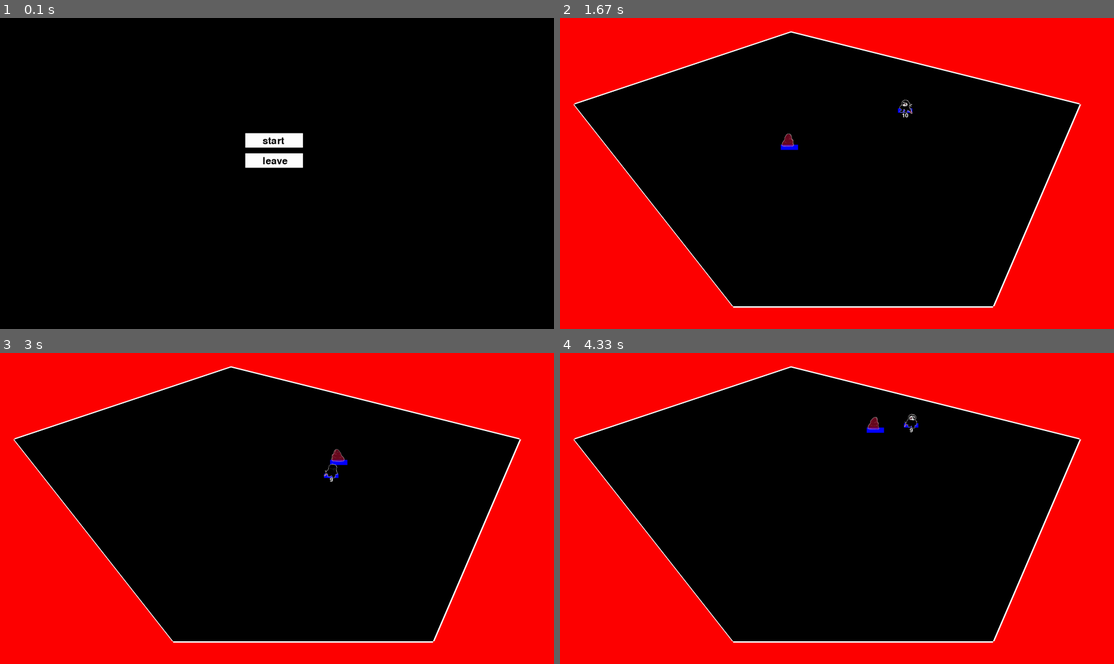
Above: before the commit, frames 1-4 (two rows, left to right).
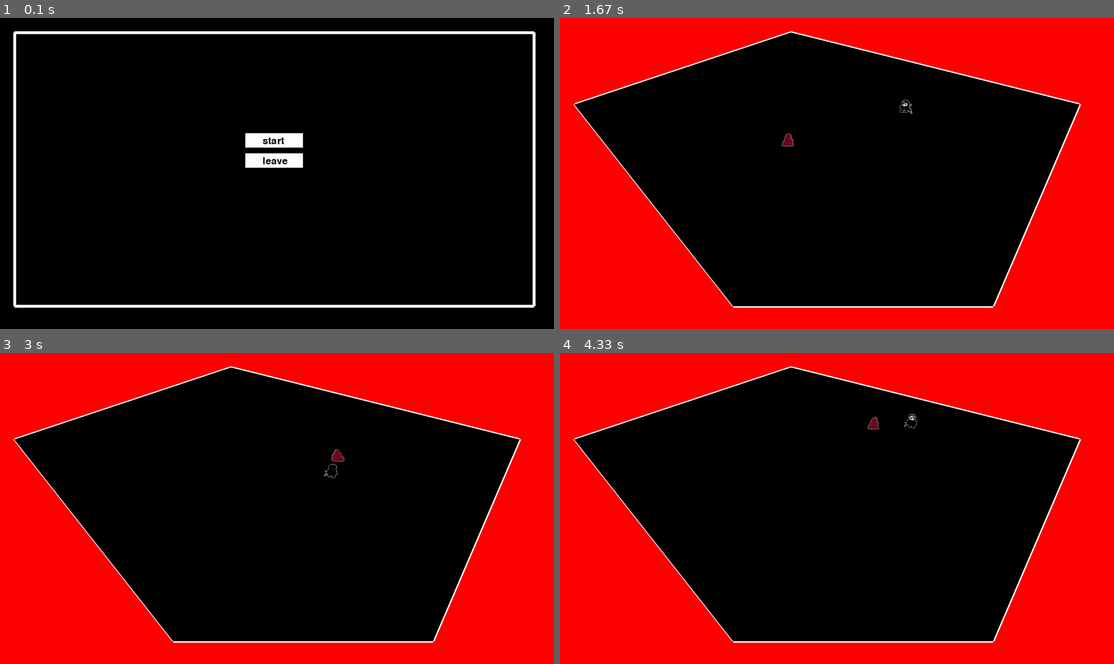
Above: after the commit, the same moments.

Repository: myatnyi/pygame-project
Game: pygame game, started from main.py
The game is run twice, just before and just after one commit, with the same random seed, the same clock (stepped at 60 frames per second) and the same inputs.
Inputs (mouse positions are in pixels of both pictures, inside the frame that each line leads up to):
- Up to frame 1 (0.1 s): no input
- Up to frame 2 (1.67 s): click "start" at 0.38 s; hold Right 0.67-1.13 s; move the mouse to (814, 189) at 0.7 s; hold Up 1.17-1.47 s; move the mouse to (842, 195) at 1.2 s; hold Right from 1.5 s (still down); move the mouse to (704, 176) at 1.53 s
- Up to frame 3 (3 s): release Right at 1.97 s; hold Left 2-2.53 s; move the mouse to (332, 576) at 2.03 s; hold Down 2.57-2.87 s; move the mouse to (105, 583) at 2.6 s; hold Left from 2.9 s (still down); move the mouse to (360, 399) at 2.93 s
- Up to frame 4 (4.33 s): release Left at 3.3 s; hold Up 3.33-3.7 s; move the mouse to (1041, 617) at 3.37 s; hold Right from 3.73 s (still down); move the mouse to (903, 536) at 3.77 s

The runs differ from the first frame. In frame 1, 3.3% of the frame differs, in the area x 2-97%, y 4-94%; in frame 2, less than 0.1%; in frame 3, less than 0.1%; in frame 4, less than 0.1%.

Commit message:
floor and borders + boarderlist(new)

Diff:
--- a/main.py
+++ b/main.py
@@ -10,7 +10,7 @@
 size = WIDTH, HEIGHT = 1920, 1080
 screen = pygame.display.set_mode(size)
 clock = pygame.time.Clock()
-DEBUG = True
+DEBUG = False
 
 
 class Level:
@@ -18,19 +18,27 @@
         self.filename = filename
 
     def read_file(self):
-        list_coords = []
+        lines = []
         with open(os.path.join(os.getcwd(), 'levels', self.filename), 'r') as file:
-            for line in file.readlines():
-                coords = [int(num) for num in line.split()]
-                list_coords.append(coords)
-
-        return list_coords
+            list_coords = []
+            with open(os.path.join(os.getcwd(), 'levels', self.filename), 'r') as file:
+                for line in file.readlines():
+                    coords = [int(num) for num in line.split()]
+                    list_coords.append(coords)
+                for i in range(len(list_coords)):
+                    if list_coords[i] == list_coords[-1]:
+                        lines.append(pygame.draw.line(screen, 'white', list_coords[i], list_coords[0], 10))
+                    else:
+                        lines.append(pygame.draw.line(screen, 'white', list_coords[i], list_coords[i + 1], 10))
+
+            return list_coords, lines
+
 
     def draw_border(self, coords):
         border = pygame.draw.lines(screen, 'white', True, coords, 10)
         pygame.draw.polygon(screen, 'black', coords)
 
-
+Level('level1.txt').read_file()
 class StateMachine(Enum):
     IDLE = 0
     WALK = 1
@@ -529,7 +537,7 @@
                 terminate()
 
         screen.fill('red')
-        level.draw_border(level.read_file())
+        level.draw_border(level.read_file()[0])
         all_sprites.update()
 
         if STATE != MenuSM.START:
